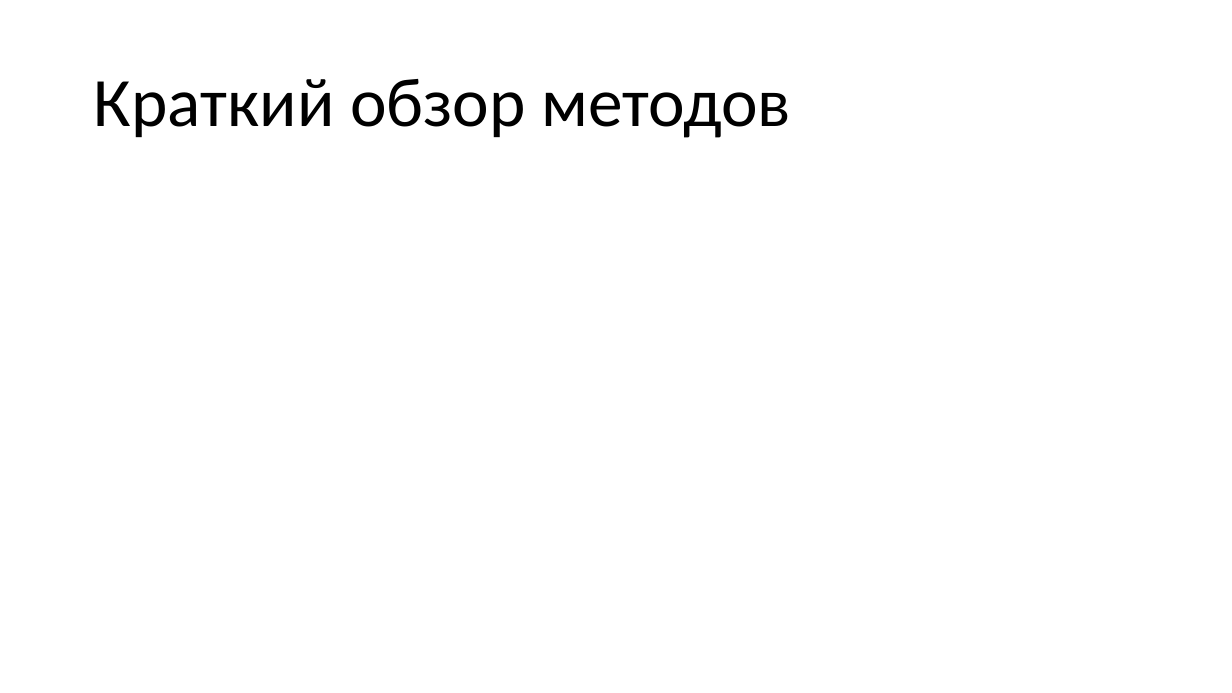
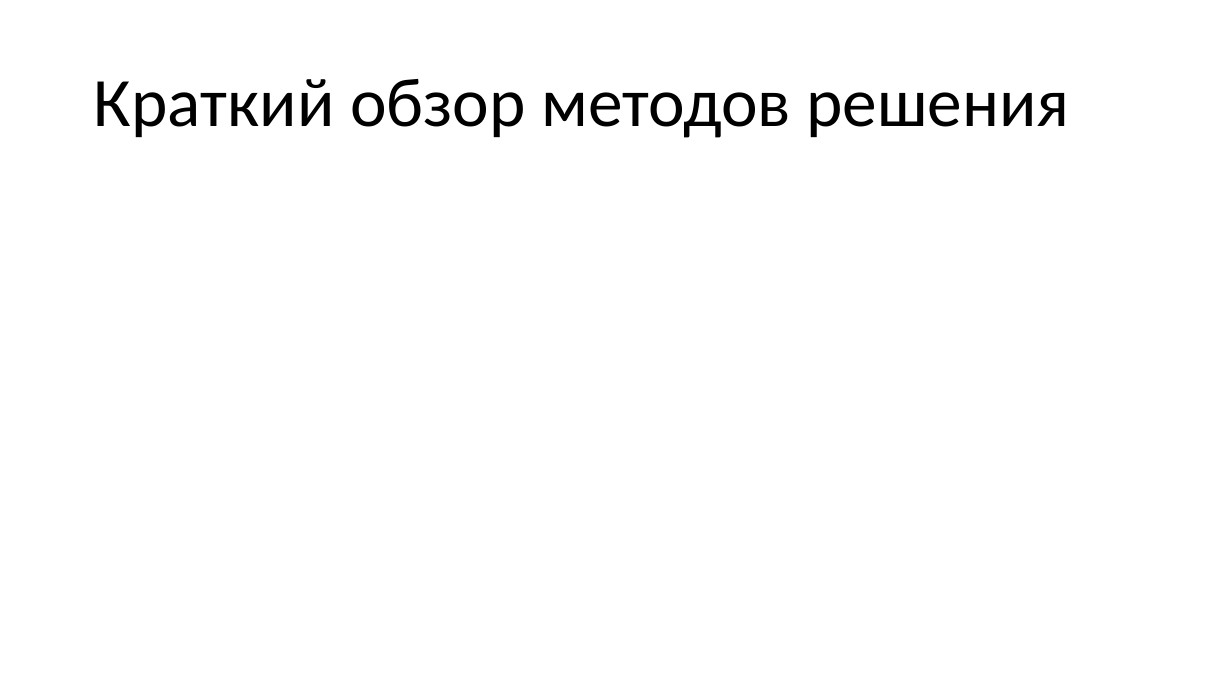
Before and after one commit to Danilews/Backpack, a slide deck: slide 8 of Backpack_plus_remaster/Дипломная работа.pptx (slide 6 before the commit). Drawn at 1232x693 pixels with LibreOffice and Linux fonts; fonts in the diff are those of the drawing; grey boxes stand for pictures. Boxes give left, top, right and bottom in pixels: in the first picture for what was removed or moved away, otherwise in the second. Text is boxed around its words. In the diff, an @@ line names an element or a change of style, - is before the commit and + after.

```diff
--- a/Backpack_plus_remaster/Дипломная работа.pptx
+++ b/Backpack_plus_remaster/Дипломная работа.pptx
@@ title at box(94, 79, 1070, 138): text changed @@
-Краткий обзор методов
+Краткий обзор методов решения
```
Also in this commit, not shown: 7 slides added, 1 slide removed, 6 other files.
